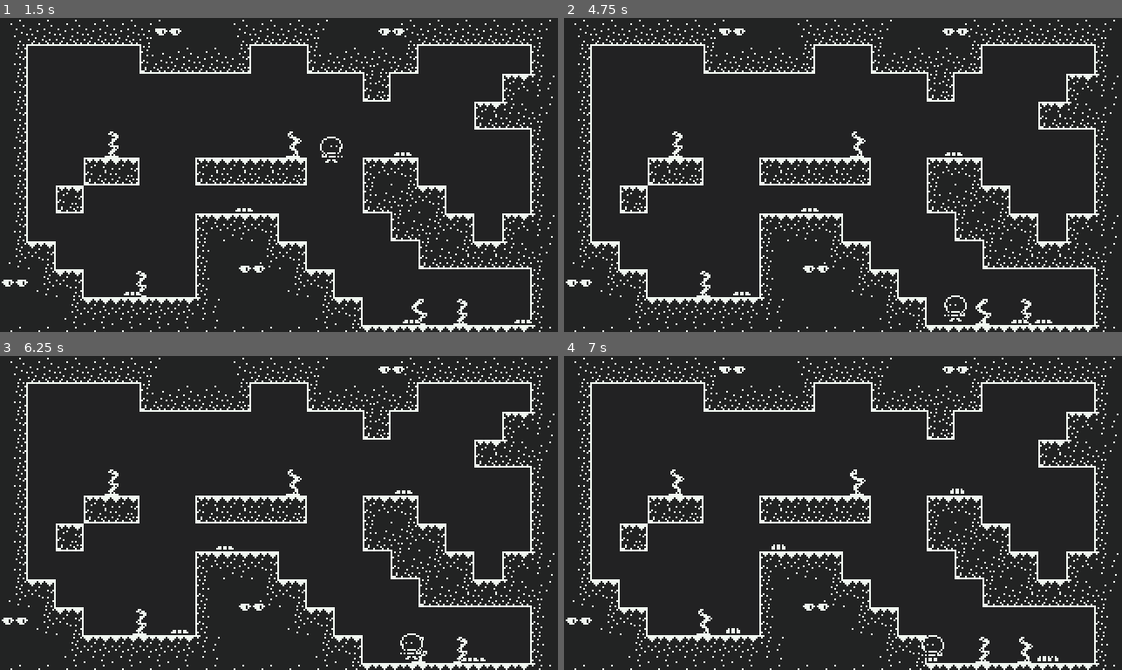
Above: before the commit, frames 1-4 (two rows, left to right).
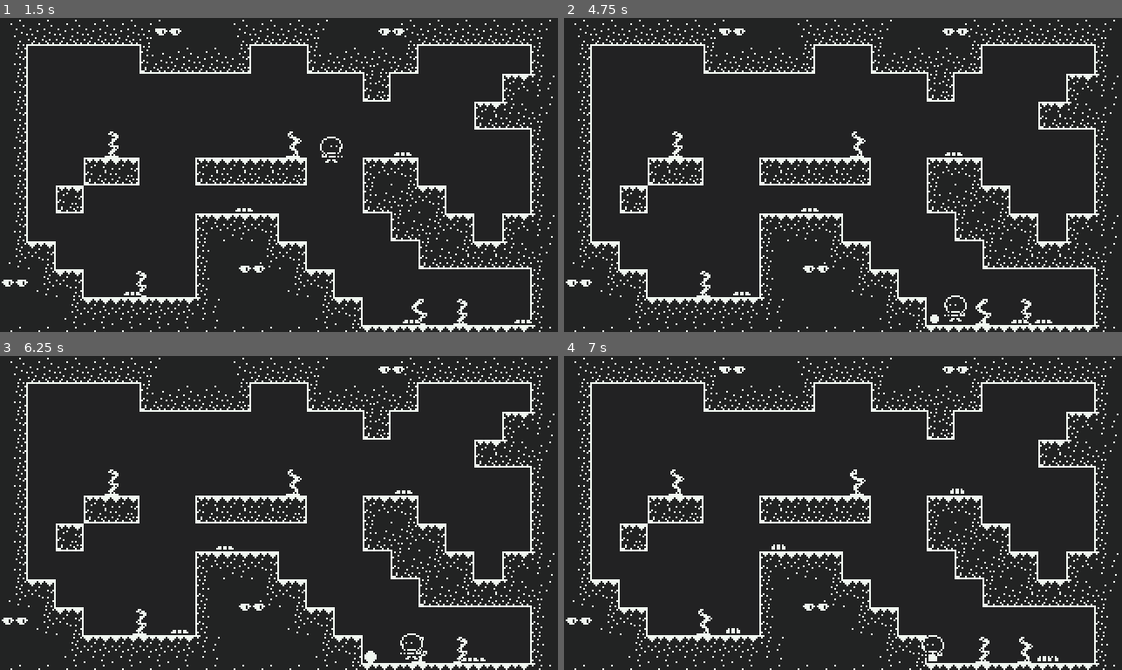
Above: after the commit, the same moments.

Repository: madeso/spelsylt4
Game: Godot game, scene res://world.tscn
Same seed, same stepped clock (60 frames per second), same inputs: the game is played once before the commit and once after it.
Inputs:
- Up to frame 1 (1.5 s): hold Right (ui_right) from 0.53 s (still down); tap Space (ui_select) at 0.77 s
- Up to frame 2 (4.75 s): tap Space (ui_select) at 1.52, 3.02, 3.77, 4.52 s; release Right (ui_right) at 2.03 s; hold Left (ui_left) 2.03-2.78 s; hold Right (ui_right) 2.78-4.28 s; hold Left (ui_left) from 4.28 s (still down)
- Up to frame 3 (6.25 s): release Left (ui_left) at 5.03 s; hold Right (ui_right) 5.03-5.78 s; hold Left (ui_left) from 5.78 s (still down); tap Space (ui_select) at 6.02 s
- Up to frame 4 (7 s): keep holding Left (ui_left); tap Space (ui_select) at 6.77 s

Frame 1 is identical in both runs. In frame 2, less than 0.1% of the frame differs, in the area x 65-68%, y 94-98%; in frame 3, less than 0.1%, in the area x 65-68%, y 93-98%; in frame 4, less than 0.1%.

Commit message:
bullet destruction gfx

Diff:
--- /dev/null
+++ b/bullet-die.gd
@@ -0,0 +1,15 @@
+extends Node2D
+
+onready var sfx = $Sfx
+onready var sprite = $Sprite
+
+func _ready():
+	sfx.play()
+	sprite.play()
+
+
+func _process(delta):
+	if sprite.frame == 4:
+		sprite.visible = false
+	if sprite.visible == false and !sfx.playing:
+		queue_free()
--- /dev/null
+++ b/bullet-die.tscn
@@ -0,0 +1,42 @@
+[gd_scene load_steps=10 format=2]
+
+[ext_resource path="res://bullet-wall.wav" type="AudioStream" id=1]
+[ext_resource path="res://particles.png" type="Texture" id=2]
+[ext_resource path="res://bullet-die.gd" type="Script" id=3]
+
+[sub_resource type="AtlasTexture" id=1]
+atlas = ExtResource( 2 )
+region = Rect2( 112, 0, 16, 16 )
+
+[sub_resource type="AtlasTexture" id=2]
+atlas = ExtResource( 2 )
+region = Rect2( 128, 0, 16, 16 )
+
+[sub_resource type="AtlasTexture" id=3]
+atlas = ExtResource( 2 )
+region = Rect2( 32, 0, 16, 16 )
+
+[sub_resource type="AtlasTexture" id=4]
+atlas = ExtResource( 2 )
+region = Rect2( 144, 0, 16, 16 )
+
+[sub_resource type="AtlasTexture" id=6]
+atlas = ExtResource( 2 )
+region = Rect2( 144, 0, 16, 16 )
+
+[sub_resource type="SpriteFrames" id=5]
+animations = [ {
+"frames": [ SubResource( 1 ), SubResource( 2 ), SubResource( 3 ), SubResource( 4 ), SubResource( 6 ) ],
+"loop": false,
+"name": "default",
+"speed": 15.0
+} ]
+
+[node name="bullet-die" type="Node2D"]
+script = ExtResource( 3 )
+
+[node name="Sfx" type="AudioStreamPlayer2D" parent="."]
+stream = ExtResource( 1 )
+
+[node name="Sprite" type="AnimatedSprite" parent="."]
+frames = SubResource( 5 )
--- a/bullet.gd
+++ b/bullet.gd
@@ -3,6 +3,8 @@
 const SPEED = 180
 var facing_right = false
 onready var sprite = $Sprite
+
+onready var die_scene = preload("res://bullet-die.tscn")
 
 func _physics_process(delta):
 	var motion = Vector2.ZERO
@@ -17,3 +19,7 @@
 		self.queue_free()
 		if collision.collider.has_method("damage"):
 			collision.collider.damage()
+		else:
+			var g = die_scene.instance()
+			g.set_position( get_position() )
+			get_parent().add_child(g)
